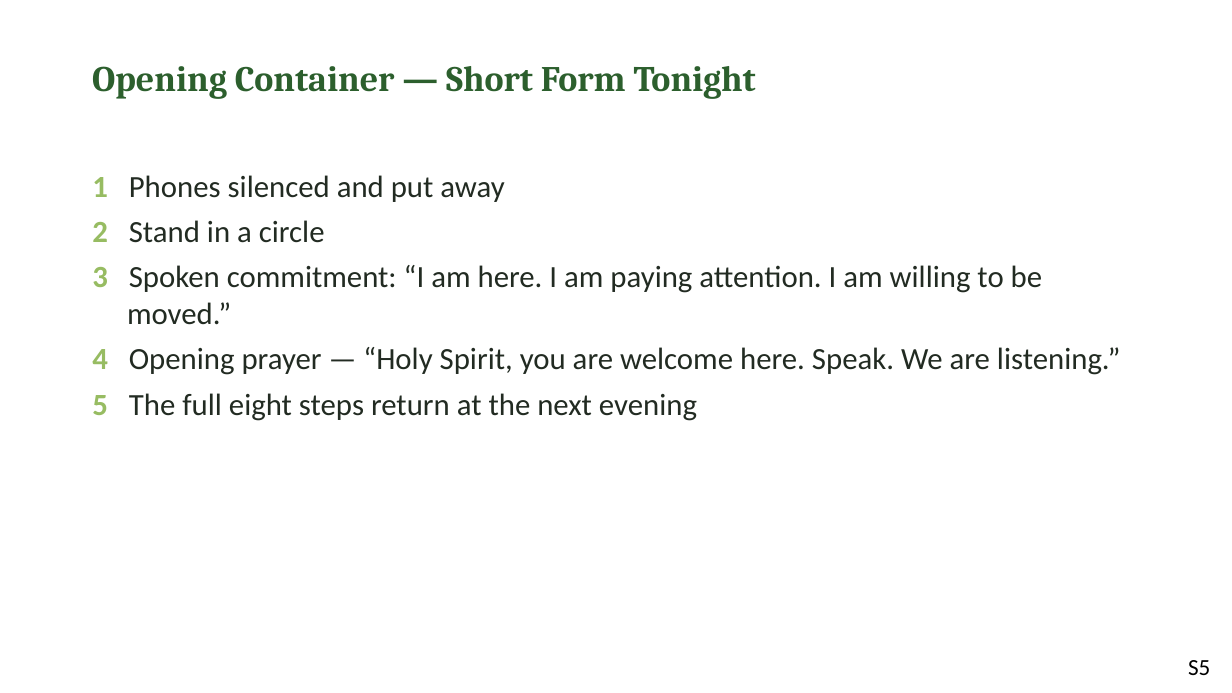
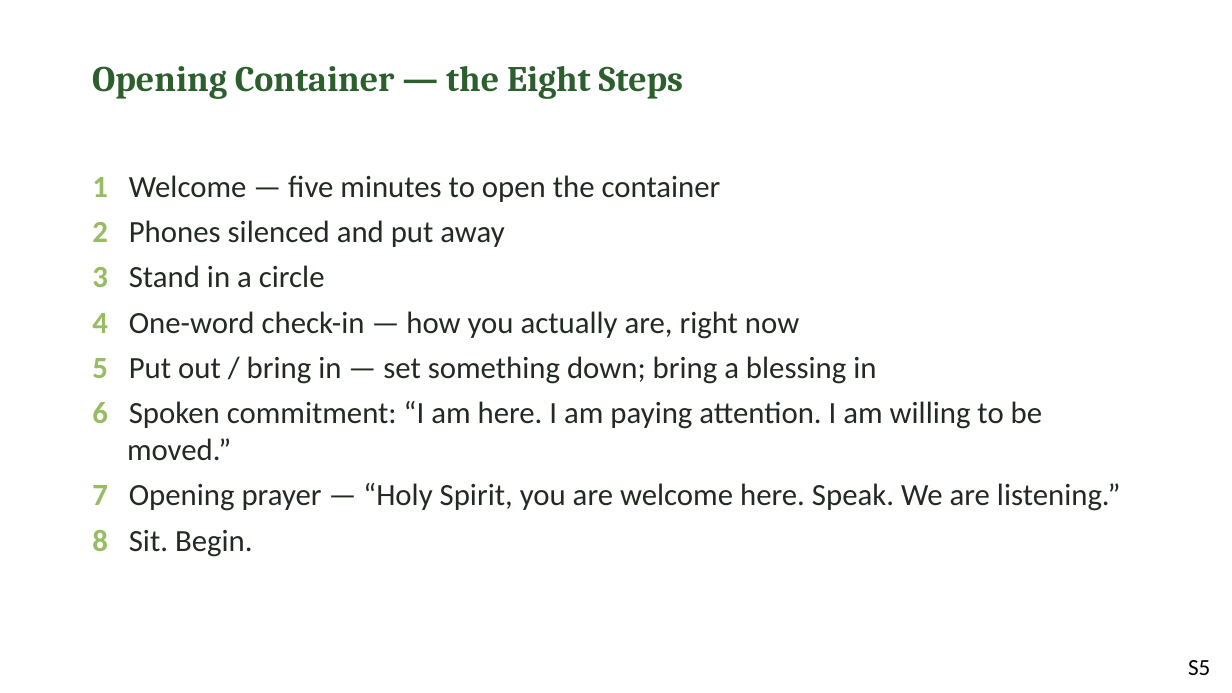
Before and after one commit to jgtittle-ministries/fellowship-of-the-heart-pilot-at-cca, a slide deck: slide 5 of docs/evening/materials/evening-13-slides.pptx. Drawn at 1232x693 pixels with LibreOffice and Linux fonts; fonts in the diff are those of the drawing. Boxes give left, top, right and bottom in pixels: in the first picture for what was removed or moved away, otherwise in the second. Text is boxed around its words. In the diff, an @@ line names an element or a change of style, - is before the commit and + after.

```diff
--- a/docs/evening/materials/evening-13-slides.pptx
+++ b/docs/evening/materials/evening-13-slides.pptx
@@ text at (x1=92, y1=66, x2=683, y2=99): text changed @@
-Opening Container — Short Form Tonight
+Opening Container — the Eight Steps
@@ text at (x1=92, y1=175, x2=1120, y2=557): text changed @@
-1 Phones silenced and put away
-2 Stand in a circle
-3 Spoken commitment: “I am here. I am paying attention. I am willing to be moved.”
-4 Opening prayer — “Holy Spirit, you are welcome here. Speak. We are listening.”
-5 The full eight steps return at the next evening
+1 Welcome — five minutes to open the container
+2 Phones silenced and put away
+3 Stand in a circle
+4 One-word check-in — how you actually are, right now
+5 Put out / bring in — set something down; bring a blessing in
+6 Spoken commitment: “I am here. I am paying attention. I am willing to be moved.”
+7 Opening prayer — “Holy Spirit, you are welcome here. Speak. We are listening.”
+8 Sit. Begin.
```
Also in this commit, not shown: 11 other slides changed, 4 slides added, 8 other files.
